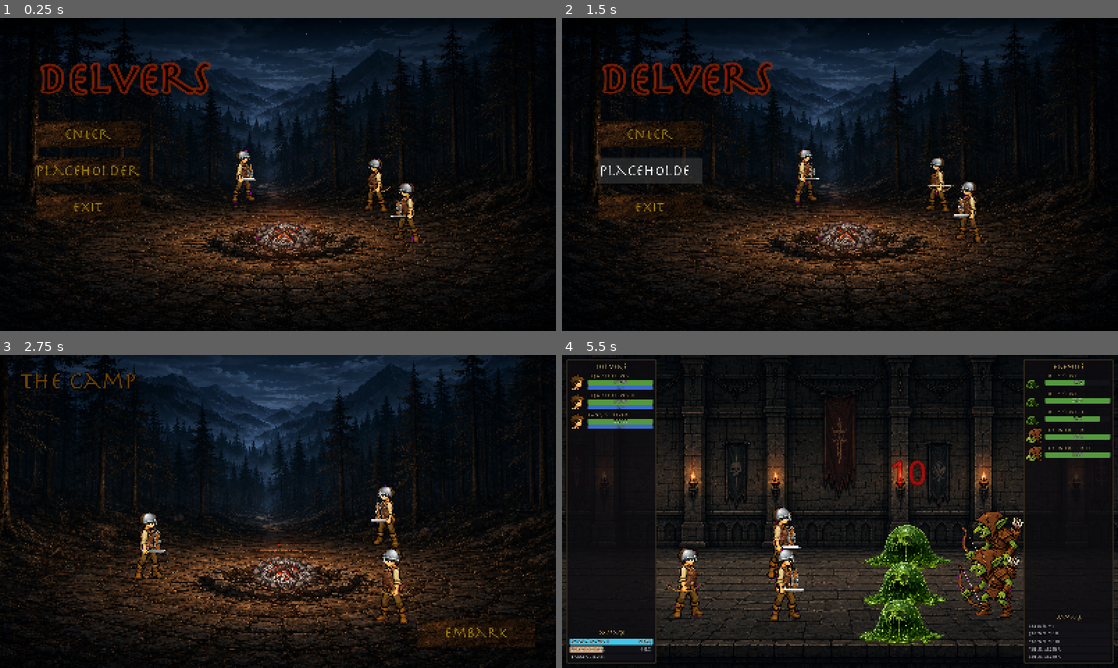
Above: before the commit, frames 1-4 (two rows, left to right).
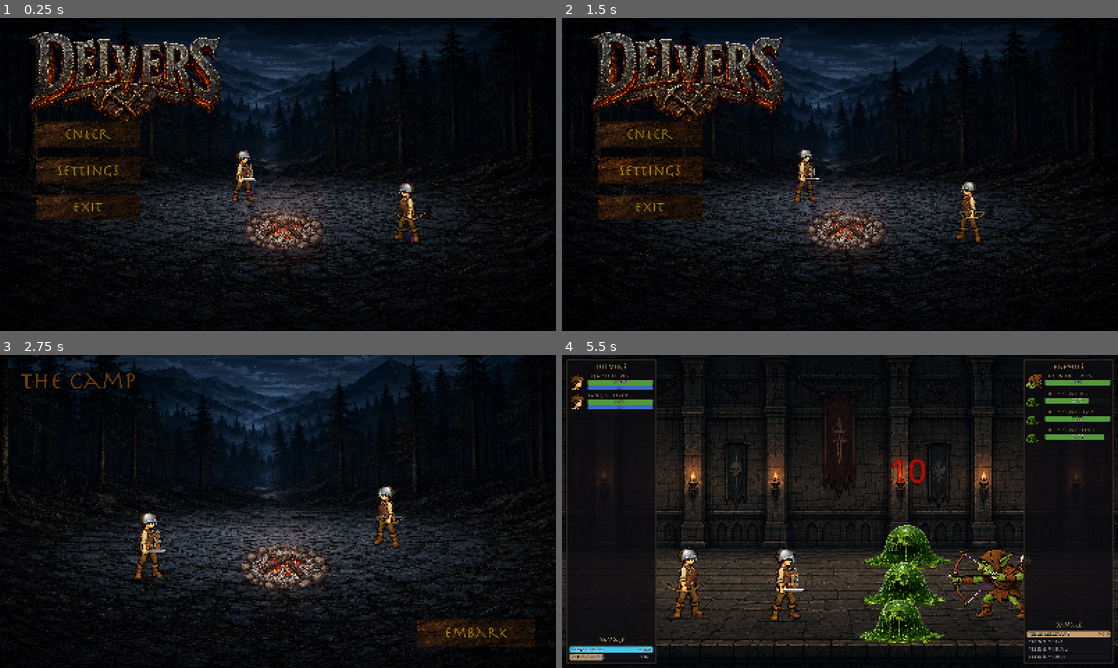
Above: after the commit, the same moments.

Repository: nexzitar/delvers
Game: Godot game, scene res://scenes/menus/menu.tscn
The game is run twice, just before and just after one commit, with the same random seed, the same clock (stepped at 60 frames per second) and the same inputs.
Inputs (mouse positions are in pixels of both pictures, inside the frame that each line leads up to):
- Up to frame 1 (0.25 s): no input
- Up to frame 2 (1.5 s): click (650, 171) at 0.5 s, where only the run before the commit has a clickable "Placeholder"; click (650, 171) at 1.25 s, where only the run after the commit has a clickable "Settings"
- Up to frame 3 (2.75 s): click "Enter" at 2 s
- Up to frame 4 (5.5 s): click "Embark" at 2.75 s

The runs differ from the first frame. In frame 1, 24% of the frame differs, in the area x 0-100%, y 0-100%; in frame 2, 26%; in frame 3, 27%; in frame 4, 5.9%.

Commit message:
Polish menu and add random leveled encounters.
The painted fire pit was removed from the camp background so the
animated campfire (now slightly larger) owns that spot. The menu got
a generated stone-and-ember Delvers logo, a Settings button in place
of the placeholder, and matching hover/pressed styles on all buttons
(including Embark in camp). The party is now two heroes (melee +
ranged) who fight a random pack of 2-4 enemies; each enemy rolls a
level that scales its stats and shows in its name, e.g. Green Slime
Lv 2.

Co-authored-by: Cursor <cursoragent@cursor.com>

Diff:
--- a/scenes/camp/camp.tscn
+++ b/scenes/camp/camp.tscn
@@ -12,6 +12,10 @@
 [sub_resource type="StyleBoxTexture" id="StyleBoxTexture_hover"]
 texture = ExtResource("4_stone")
 modulate_color = Color(0.66535044, 0.3340578, 0.09230905, 1)
+
+[sub_resource type="StyleBoxTexture" id="StyleBoxTexture_press"]
+texture = ExtResource("4_stone")
+modulate_color = Color(0.36, 0.2, 0.08, 1)
 
 [node name="Camp" type="Control"]
 layout_mode = 3
@@ -74,11 +78,15 @@
 grow_vertical = 0
 theme_override_colors/font_color = Color(0.59942013, 0.48804992, 0.040900744, 1)
 theme_override_colors/font_hover_color = Color(0.65511304, 0.53171724, 0.045338944, 1)
+theme_override_colors/font_pressed_color = Color(0.5, 0.4, 0.034, 1)
+theme_override_colors/font_hover_pressed_color = Color(0.5, 0.4, 0.034, 1)
 theme_override_colors/font_outline_color = Color(0, 0, 0, 1)
 theme_override_fonts/font = ExtResource("3_font")
 theme_override_font_sizes/font_size = 45
 theme_override_styles/normal = SubResource("StyleBoxTexture_normal")
 theme_override_styles/hover = SubResource("StyleBoxTexture_hover")
+theme_override_styles/pressed = SubResource("StyleBoxTexture_press")
+theme_override_styles/hover_pressed = SubResource("StyleBoxTexture_press")
 text = "Embark"
 
 [connection signal="pressed" from="EmbarkButton" to="." method="_on_embark_pressed"]
--- a/scenes/camp/campfire.tscn
+++ b/scenes/camp/campfire.tscn
@@ -26,23 +26,23 @@
 script = ExtResource("1_script")
 
 [node name="FireSprite" type="Sprite2D" parent="."]
-position = Vector2(0, -52)
-scale = Vector2(0.16, 0.16)
+position = Vector2(0, -72)
+scale = Vector2(0.22, 0.22)
 texture = ExtResource("2_fire")
 
 [node name="Glow" type="Sprite2D" parent="."]
 material = SubResource("CanvasItemMaterial_add")
-position = Vector2(0, -48)
+position = Vector2(0, -65)
 texture = SubResource("GradientTexture2D_glow")
 
 [node name="Embers" type="CPUParticles2D" parent="."]
-position = Vector2(0, -55)
+position = Vector2(0, -75)
 amount = 6
 lifetime = 1.8
 preprocess = 2.0
 randomness = 0.6
 emission_shape = 3
-emission_rect_extents = Vector2(45, 8)
+emission_rect_extents = Vector2(62, 10)
 direction = Vector2(0, -1)
 spread = 20.0
 gravity = Vector2(0, -70)
--- a/scenes/menus/menu.tscn
+++ b/scenes/menus/menu.tscn
@@ -4,22 +4,7 @@
 [ext_resource type="FontFile" uid="uid://b70ywrddxgpna" path="res://art/fonts/Herculanum.ttf" id="2_cfcag"]
 [ext_resource type="Texture2D" uid="uid://5qykq0gmd8su" path="res://art/ui/stone_texture.jpeg" id="3_sf4ia"]
 [ext_resource type="Script" path="res://scripts/ui/menu.gd" id="4_menu"]
-
-[sub_resource type="Theme" id="Theme_mae5d"]
-default_font = ExtResource("2_cfcag")
-default_font_size = 150
-
-[sub_resource type="LabelSettings" id="LabelSettings_4hy44"]
-font = ExtResource("2_cfcag")
-font_size = 125
-font_color = Color(0, 0, 0, 1)
-outline_size = 10
-outline_color = Color(0.64980674, 0.06987181, 0, 1)
-stacked_outline_count = 2
-stacked_outline_0/size = 10
-stacked_outline_0/color = Color(0.3419999, 0.14356893, 7.219613e-08, 0.3372549)
-stacked_outline_1/size = 10
-stacked_outline_1/color = Color(0.69411767, 0.19607843, 0, 0.6666667)
+[ext_resource type="Texture2D" path="res://art/ui/delvers_logo.png" id="5_logo"]
 
 [sub_resource type="StyleBoxFlat" id="StyleBoxFlat_lti8b"]
 content_margin_left = 20.0
@@ -42,6 +27,10 @@
 texture = ExtResource("3_sf4ia")
 modulate_color = Color(0.66535044, 0.3340578, 0.09230905, 1)
 
+[sub_resource type="StyleBoxTexture" id="StyleBoxTexture_press"]
+texture = ExtResource("3_sf4ia")
+modulate_color = Color(0.36, 0.2, 0.08, 1)
+
 [node name="menu" type="Control" unique_id=1925184257]
 layout_mode = 3
 anchors_preset = 15
@@ -53,20 +42,15 @@
 
 [node name="Stage" parent="." instance=ExtResource("1_stage")]
 
-[node name="Label" type="Label" parent="." unique_id=2022679361]
+[node name="Logo" type="TextureRect" parent="." unique_id=2022679361]
 layout_mode = 0
-offset_left = 112.0
-offset_top = 112.0
-offset_right = 901.0
-offset_bottom = 312.0
-theme = SubResource("Theme_mae5d")
-theme_type_variation = &"HeaderLarge"
-theme_override_colors/font_color = Color(0.42384627, 0.25345564, 0.013036936, 1)
-theme_override_colors/font_shadow_color = Color(0, 0, 0, 0.7294118)
-theme_override_fonts/font = ExtResource("2_cfcag")
-theme_override_font_sizes/font_size = 150
-text = "Delvers"
-label_settings = SubResource("LabelSettings_4hy44")
+offset_left = 80.0
+offset_top = 40.0
+offset_right = 640.0
+offset_bottom = 308.0
+texture = ExtResource("5_logo")
+expand_mode = 1
+stretch_mode = 5
 
 [node name="ColorRect" type="ColorRect" parent="." unique_id=1678157854]
 layout_mode = 1
@@ -105,33 +89,48 @@
 layout_mode = 2
 theme_override_colors/font_color = Color(0.59942013, 0.48804992, 0.040900744, 1)
 theme_override_colors/font_hover_color = Color(0.65511304, 0.53171724, 0.045338944, 1)
-theme_override_colors/font_hover_pressed_color = Color(0.65511304, 0.53171724, 0.045338944, 1)
+theme_override_colors/font_pressed_color = Color(0.5, 0.4, 0.034, 1)
+theme_override_colors/font_hover_pressed_color = Color(0.5, 0.4, 0.034, 1)
 theme_override_colors/font_outline_color = Color(0, 0, 0, 1)
 theme_override_fonts/font = ExtResource("2_cfcag")
 theme_override_font_sizes/font_size = 45
 theme_override_styles/normal = SubResource("StyleBoxTexture_mae5d")
 theme_override_styles/hover = SubResource("StyleBoxTexture_4hy44")
+theme_override_styles/pressed = SubResource("StyleBoxTexture_press")
+theme_override_styles/hover_pressed = SubResource("StyleBoxTexture_press")
 text = "Enter"
 
-[node name="Button2" type="Button" parent="MarginContainer/PanelContainer/VBoxContainer" unique_id=1337447855]
+[node name="SettingsButton" type="Button" parent="MarginContainer/PanelContainer/VBoxContainer" unique_id=1337447855]
 custom_minimum_size = Vector2(0, 75)
 layout_mode = 2
 theme_override_colors/font_color = Color(0.59942013, 0.48804992, 0.040900744, 1)
+theme_override_colors/font_hover_color = Color(0.65511304, 0.53171724, 0.045338944, 1)
+theme_override_colors/font_pressed_color = Color(0.5, 0.4, 0.034, 1)
+theme_override_colors/font_hover_pressed_color = Color(0.5, 0.4, 0.034, 1)
+theme_override_colors/font_outline_color = Color(0, 0, 0, 1)
 theme_override_fonts/font = ExtResource("2_cfcag")
 theme_override_font_sizes/font_size = 45
 theme_override_styles/normal = SubResource("StyleBoxTexture_mae5d")
-text = "Placeholder
-"
+theme_override_styles/hover = SubResource("StyleBoxTexture_4hy44")
+theme_override_styles/pressed = SubResource("StyleBoxTexture_press")
+theme_override_styles/hover_pressed = SubResource("StyleBoxTexture_press")
+text = "Settings"
 
 [node name="ExitButton" type="Button" parent="MarginContainer/PanelContainer/VBoxContainer" unique_id=1740202451]
 custom_minimum_size = Vector2(0, 75)
 layout_mode = 2
 theme_override_colors/font_color = Color(0.59942013, 0.48804992, 0.040900744, 1)
+theme_override_colors/font_hover_color = Color(0.65511304, 0.53171724, 0.045338944, 1)
+theme_override_colors/font_pressed_color = Color(0.5, 0.4, 0.034, 1)
+theme_override_colors/font_hover_pressed_color = Color(0.5, 0.4, 0.034, 1)
+theme_override_colors/font_outline_color = Color(0, 0, 0, 1)
 theme_override_fonts/font = ExtResource("2_cfcag")
 theme_override_font_sizes/font_size = 45
 theme_override_styles/normal = SubResource("StyleBoxTexture_mae5d")
-text = "Exit
-"
+theme_override_styles/hover = SubResource("StyleBoxTexture_4hy44")
+theme_override_styles/pressed = SubResource("StyleBoxTexture_press")
+theme_override_styles/hover_pressed = SubResource("StyleBoxTexture_press")
+text = "Exit"
 
 [node name="AudioStreamPlayer" type="AudioStreamPlayer" parent="." unique_id=775868629]
 
--- a/scripts/camp/campfire.gd
+++ b/scripts/camp/campfire.gd
@@ -34,4 +34,4 @@
 		return
 
 	embers.amount = int(lerpf(5.0, 40.0, intensity))
-	glow.scale = Vector2.ONE * lerpf(0.9, 1.9, intensity)
+	glow.scale = Vector2.ONE * lerpf(1.15, 2.3, intensity)
--- a/scripts/combat/combat_entity.gd
+++ b/scripts/combat/combat_entity.gd
@@ -9,6 +9,7 @@
 
 var template: Resource
 var entity_name: String
+var level := 1
 var current_health: int
 var max_health: int
 var current_mana: int
--- a/scripts/combat/combat_state.gd
+++ b/scripts/combat/combat_state.gd
@@ -88,6 +88,15 @@
 	push_error("No free formation slot left")
 	return Formation.Slot.FRONT_CENTER
 
+## Most foes are common rabble; an occasional veteran shows up.
+func roll_enemy_level() -> int:
+	return [1, 1, 2, 2, 2, 3].pick_random()
+
+## Stat multiplier for a level, with a touch of individual variance
+## so two enemies of the same level aren't perfectly identical.
+func level_power(level) -> float:
+	return (1.0 + 0.3 * (level - 1)) * randf_range(0.9, 1.1)
+
 ## Appends a numeral when the same template appears more than once,
 ## so the log and nameplates can tell duplicates apart.
 func unique_name(base_name, used_names):
@@ -152,8 +161,10 @@
 		next_entity_id += 1
 
 		enemy.team = CombatEntity.Team.ENEMY
-		enemy.entity_name = unique_name(
-			enemy_template.enemy_name, used_names
+		enemy.level = roll_enemy_level()
+		enemy.entity_name = (
+			unique_name(enemy_template.enemy_name, used_names)
+			+ " Lv %d" % enemy.level
 		)
 		enemy.formation_slot = claim_slot(
 			enemy_template.preferred_row, enemy_slots_taken
@@ -161,8 +172,13 @@
 
 		enemy.template = enemy_template
 
-		enemy.max_health = enemy_template.base_health
-		enemy.attack_power = enemy_template.base_attack
+		var power = level_power(enemy.level)
+		enemy.max_health = maxi(
+			1, roundi(enemy_template.base_health * power)
+		)
+		enemy.attack_power = maxi(
+			1, roundi(enemy_template.base_attack * power)
+		)
 
 		enemy.current_health = enemy.max_health
 		enemy.current_mana = enemy_template.base_mana
--- a/scripts/game/player_roster.gd
+++ b/scripts/game/player_roster.gd
@@ -7,7 +7,6 @@
 const RANGER_DELVER = preload("res://resources/heroes/ranger_delver.tres")
 
 var heroes: Array = [
-	DEFAULT_DELVER,
 	DEFAULT_DELVER,
 	RANGER_DELVER,
 ]
--- a/scripts/theater/theater_controller.gd
+++ b/scripts/theater/theater_controller.gd
@@ -196,10 +196,7 @@
 
 	combat.setup_combat(
 		PlayerRoster.heroes,
-		[
-			GREEN_SLIME, GREEN_SLIME, GREEN_SLIME,
-			GOBLIN_ARCHER, GOBLIN_ARCHER
-		]
+		roll_encounter()
 	)
 
 	while not combat.combat_over:
@@ -218,6 +215,17 @@
 	await get_tree().create_timer(2.2).timeout
 
 	get_tree().change_scene_to_file("res://scenes/camp/camp.tscn")
+
+## A random pack of enemies for this adventure.
+func roll_encounter() -> Array:
+
+	var pool = [GREEN_SLIME, GREEN_SLIME, GOBLIN_ARCHER]
+	var encounter = []
+
+	for i in randi_range(2, 4):
+		encounter.append(pool.pick_random())
+
+	return encounter
 
 func show_battle_result(victory):
 
Binary file changed: art/backgrounds/campfire_camp.png
Binary file added: art/ui/delvers_logo.png
Not shown, added: art/ui/delvers_logo.png.import
Not shown, changed: README.md
